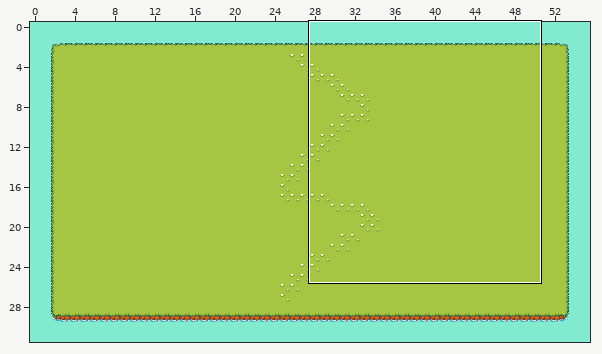
Level history. Tiled map: assets/maps/outside_map.tmx. Above: a wide view before the commit, with the close-up outlined.
Close-up. Before the edit:
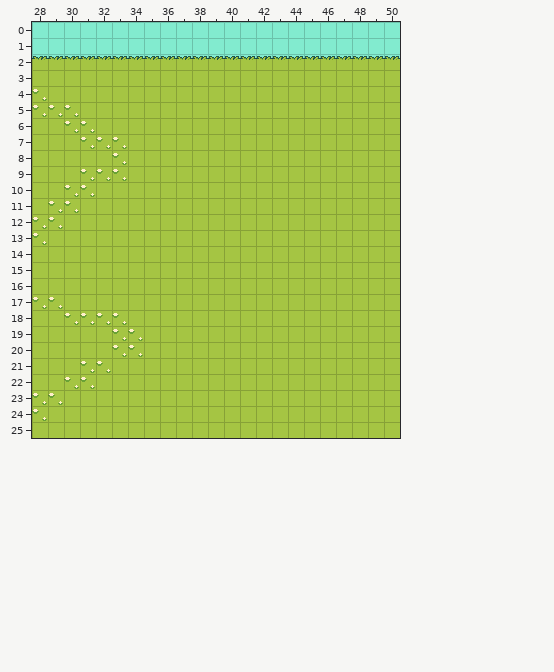
Cells are 16x16 px. Shown: x 28..50, y 0..25. The commit also changed other parts of the map, which this record leaves out.
After the commit:
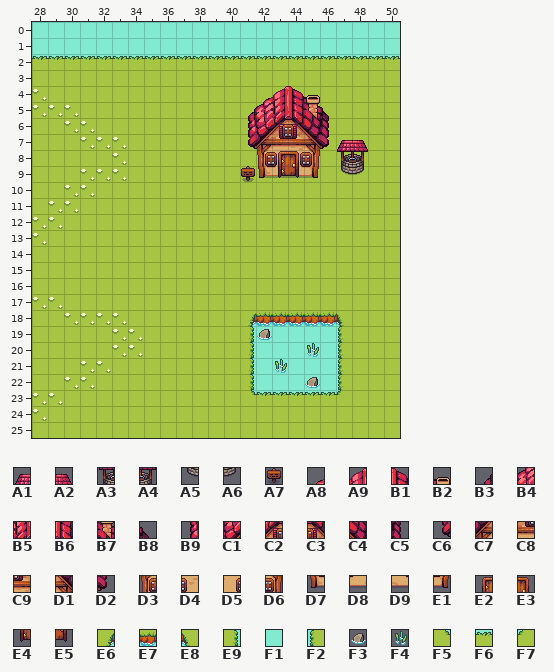
Key: from "misc_obj": A1 27, A2 28, A3 36, A4 37, A5 45, A6 46, A7 64, A8 73, A9 74, B1 75, B2 76, B3 81, B4 82, B5 83, B6 84, B7 85, B8 86, B9 90, C1 91, C2 92, C3 93, C4 94, C5 95, C6 99, C7 100, C8 101, C9 102, D1 103, D2 104, D3 109, D4 110, D5 111, D6 112, D7 118, D8 119, D9 120, E1 121, E2 127, E3 128, E4 136, E5 137; from "spring farm tilemap": E6 65, E7 66, E8 67, E9 74, F1 75, F2 76, F3 81, F4 82, F5 83, F6 84, F7 85.
__ is an empty cell, .. an unchanged one.
Tiles of an added or newly shown layer are drawn over the layers below it.
Diff:
--- layer "Tile Layer 2"
@@ x 41..48 @@
- 4 .. __ __ __ __ .. .. ..
- 5 __ __ __ __ __ __ .. ..
- 6 __ __ __ __ __ __ .. ..
- 7 __ __ __ __ __ __ __ __
- 8 .. __ __ __ __ .. __ __
- 9 __ __ __ __ __ .. __ __
+ 4 .. A8 A9 B1 B2 .. .. ..
+ 5 B3 B4 B5 B6 B7 B8 .. ..
+ 6 B9 C1 C2 C3 C4 C5 .. ..
+ 7 C6 C7 C8 C9 D1 D2 A1 A2
+ 8 .. D3 D4 D5 D6 .. A3 A4
+ 9 A7 D7 D8 D9 E1 .. A5 A6
@@ x 41..47 @@
-18 __ __ __ __ __ __ __
-19 __ __ __ __ __ __ __
-20 __ __ __ __ __ __ __
-21 __ __ __ __ __ __ __
-22 __ __ __ __ __ __ __
-23 __ __ __ __ __ __ __
+18 E6 E7 E7 E7 E7 E7 E8
+19 E9 F1 F1 F1 F1 F1 F2
+20 E9 F1 F1 F1 F1 F1 F2
+21 E9 F1 F1 F1 F1 F1 F2
+22 E9 F1 F1 F1 F1 F1 F2
+23 F5 F6 F6 F6 F6 F6 F7
--- layer "Tile Layer 3" (added)
@@ x 43..44 @@
- 8 __ __
- 9 __ __
+ 8 E2 E3
+ 9 E4 E5
@@ x 42..45 @@
-19 __ .. .. ..
-20 .. .. .. __
-21 .. __ .. ..
-22 .. .. .. __
+19 F3 .. .. ..
+20 .. .. .. F4
+21 .. F4 .. ..
+22 .. .. .. F3
Pixel boxes of the changes (left, top, right, bottom) in both close-ups:
added: (241, 86, 368, 182)
added: (248, 312, 344, 396)
